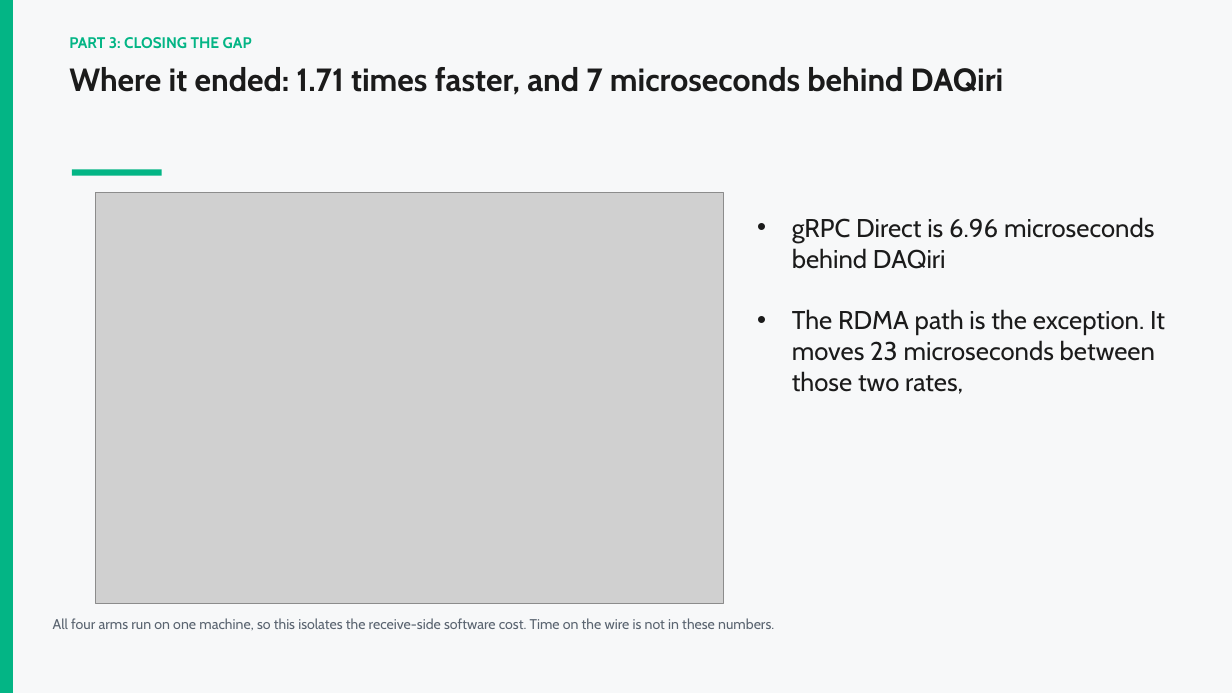
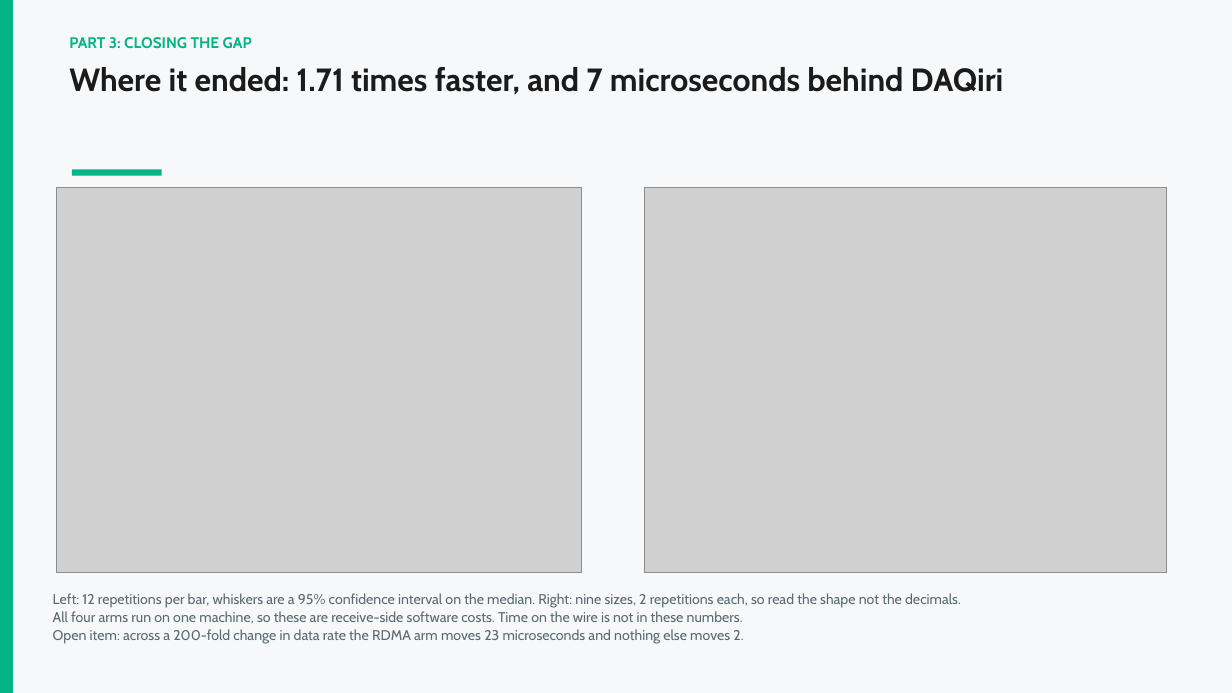
Before and after one commit to dvthomas01/DAQIRI_v_GRPC, a slide deck: slide 13 of presentation/Intern_showcase_Dami.pptx. Drawn at 1232x693 pixels with LibreOffice and Linux fonts; fonts in the diff are those of the drawing; grey boxes stand for pictures. Boxes give left, top, right and bottom in pixels: in the first picture for what was removed or moved away, otherwise in the second. Text is boxed around its words. In the diff, an @@ line names an element or a change of style, - is before the commit and + after.

```diff
--- a/presentation/Intern_showcase_Dami.pptx
+++ b/presentation/Intern_showcase_Dami.pptx
@@ picture: place and size @@
-picture at box(95, 192, 723, 603)
+picture at box(56, 188, 582, 573)
@@ picture added at box(645, 188, 1166, 573) @@
@@ text removed at box(792, 217, 1165, 394) @@
-• gRPC Direct is 6.96 microseconds behind DAQiri
-• The RDMA path is the exception. It moves 23 microseconds between those two rates,
@@ text at box(53, 593, 961, 644): text changed; text colour #5A6470 to #5A6A70 @@
-All four arms run on one machine, so this isolates the receive-side software cost. Time on the wire is not in these numbers.
+Left: 12 repetitions per bar, whiskers are a 95% confidence interval on the median. Right: nine sizes, 2 repetitions each, so read the shape not the decimals.
+All four arms run on one machine, so these are receive-side software costs. Time on the wire is not in these numbers.
+Open item: across a 200-fold change in data rate the RDMA arm moves 23 microseconds and nothing else moves 2.
```
Also in this commit, not shown: 5 other files.
